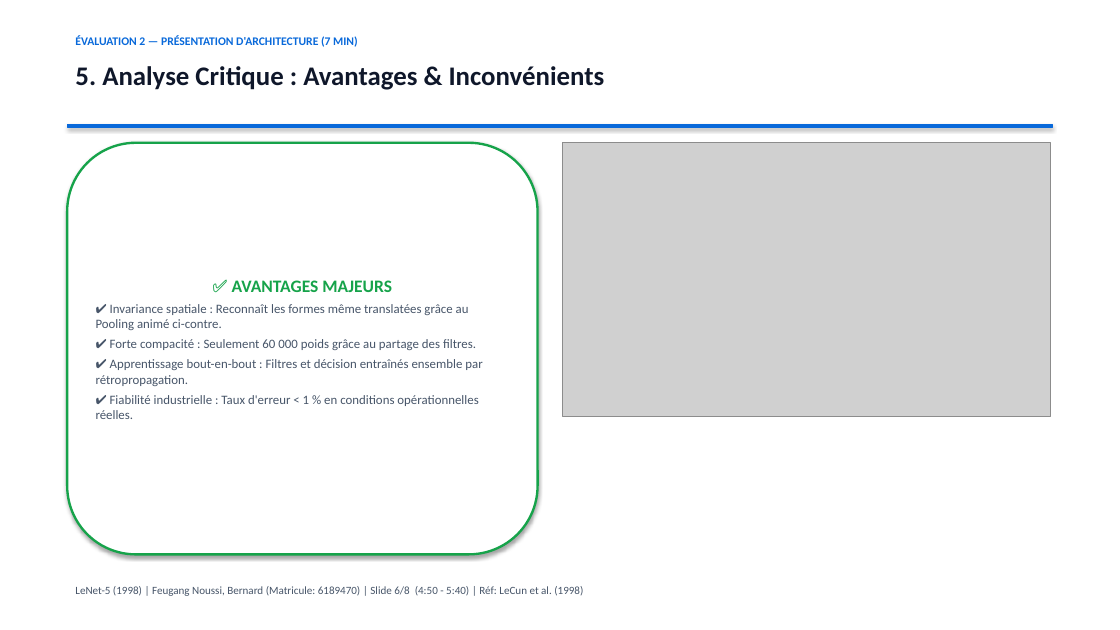
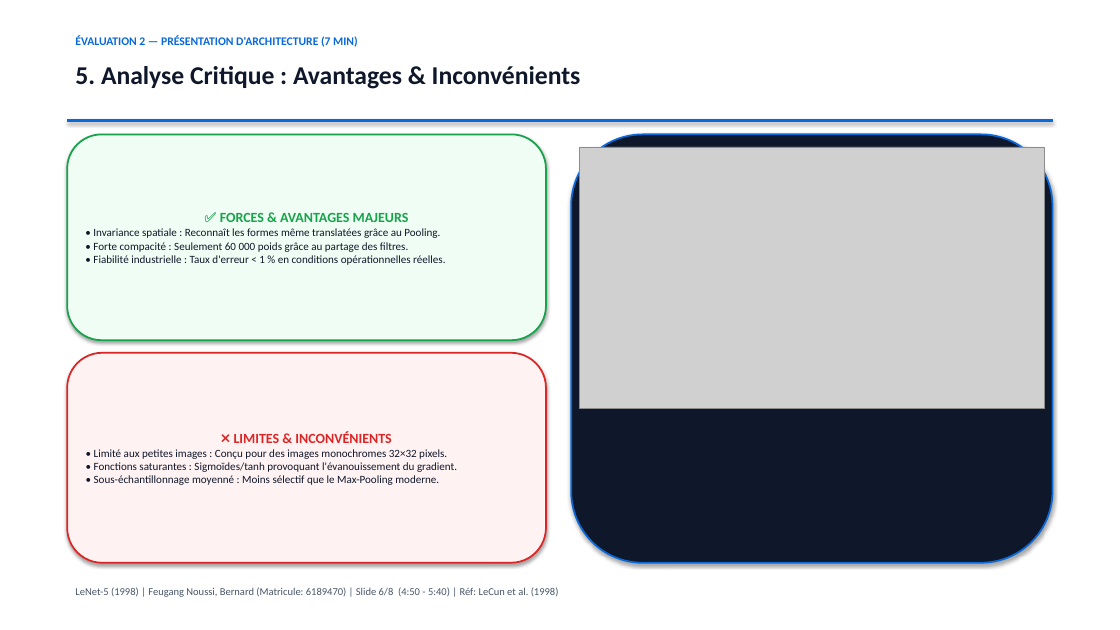
Before and after one commit to bernyforce/lenet5-convolutional-neural-network-1998, a slide deck: slide 6 of presentation_rxneurones_lenet5.pptx. Drawn at 1120x630 pixels with LibreOffice and Linux fonts; fonts in the diff are those of the drawing; grey boxes stand for pictures. Boxes give left, top, right and bottom in pixels: in the first picture for what was removed or moved away, otherwise in the second. Text is boxed around its words. In the diff, an @@ line names an element or a change of style, - is before the commit and + after.

Commit message:
FIX: Correction visuelle pixel-perfect des 8 diapositives PowerPoint suite audit CUA (alignements, zero collision, cartes design)

```diff
--- a/presentation_rxneurones_lenet5.pptx
+++ b/presentation_rxneurones_lenet5.pptx
@@ text "5. Analyse Critique : Avantages ..." at bbox=[75, 66, 581, 89]: size 23 to 22 pt @@
@@ rectangle: place and size @@
-rectangle at bbox=[67, 124, 1053, 128]
+rectangle at bbox=[67, 119, 1053, 122]
@@ rounded rectangle "✅ FORCES & AVANTAGES MAJEURS": place and size @@
-rounded rectangle "✅ FORCES & AVANTAGES MAJEURS" at bbox=[67, 143, 538, 555]
+rounded rectangle "✅ FORCES & AVANTAGES MAJEURS" at bbox=[67, 134, 546, 340]
@@ rounded rectangle "✅ FORCES & AVANTAGES MAJEURS" at bbox=[67, 134, 546, 340]: fill #FFFFFF to #F0FDF4; outline #16A34A 2 pt to #16A34A 1.5 pt @@
@@ rounded rectangle added at bbox=[571, 134, 1053, 563], fill #0F172A, outline #0969DA 1.5 pt @@
@@ picture: place and size @@
-picture at bbox=[563, 143, 1050, 417]
+picture at bbox=[580, 147, 1044, 408]
@@ text in rounded rectangle at bbox=[93, 213, 445, 265]: text changed; size 11 to 9.5 pt; text colour #475569 to #0F172A @@
-✅ AVANTAGES MAJEURS
-✔ Invariance spatiale : Reconnaît les formes même translatées grâce au Pooling animé ci-contre.
-✔ Forte compacité : Seulement 60 000 poids grâce au partage des filtres.
-✔ Apprentissage bout-en-bout : Filtres et décision entraînés ensemble par rétropropagation.
-✔ Fiabilité industrielle : Taux d'erreur < 1 % en conditions opérationnelles réelles.
+✅ FORCES & AVANTAGES MAJEURS
+• Invariance spatiale : Reconnaît les formes même translatées grâce au Pooling.
+• Forte compacité : Seulement 60 000 poids grâce au partage des filtres.
+• Fiabilité industrielle : Taux d'erreur < 1 % en conditions opérationnelles réelles.
@@ rounded rectangle added at bbox=[67, 353, 546, 563], fill #FEF2F2, outline #DC2626 1.5 pt, 9.5 pt, text #0F172A @@
+❌ LIMITES & INCONVÉNIENTS
+• Limité aux petites images : Conçu pour des images monochromes 32×32 pixels.
+• Fonctions saturantes : Sigmoïdes/tanh provoquant l'évanouissement du gradient.
+• Sous-échantillonnage moyenné : Moins sélectif que le Max-Pooling moderne.
@@ text "LeNet-5 (1998) | Feugang Noussi, ..." at bbox=[75, 587, 559, 597]: size 9.5 to 9 pt @@
```
Also in this commit, not shown: 7 other slides changed.
